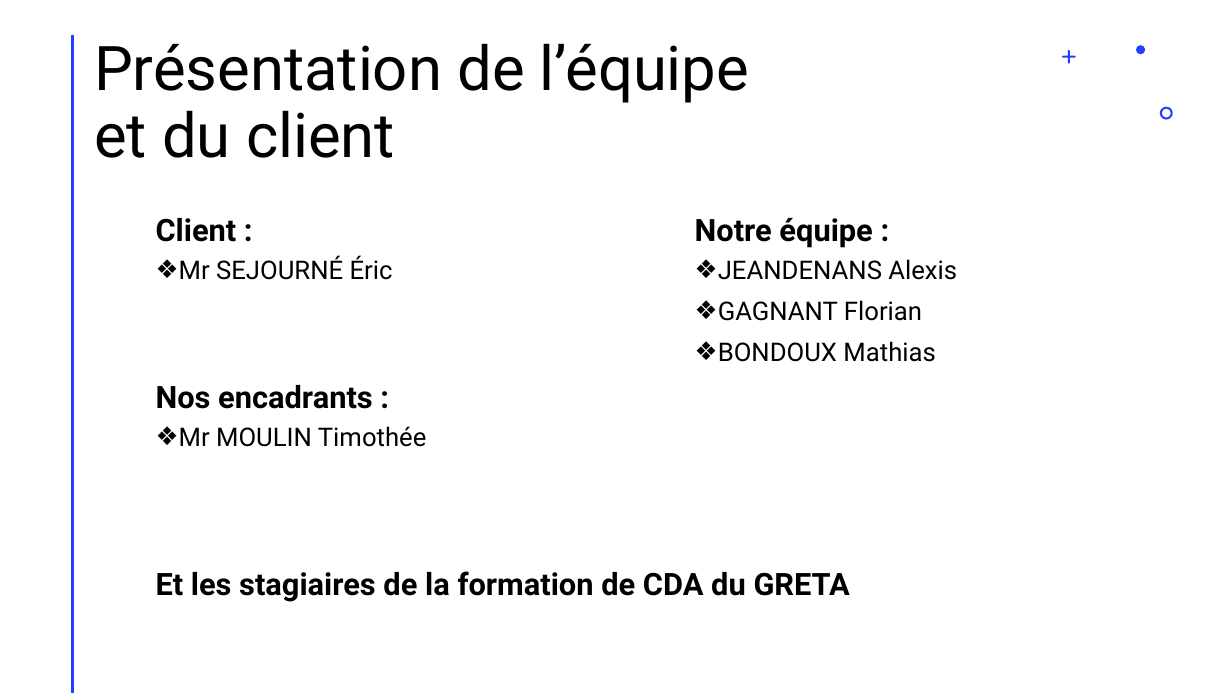
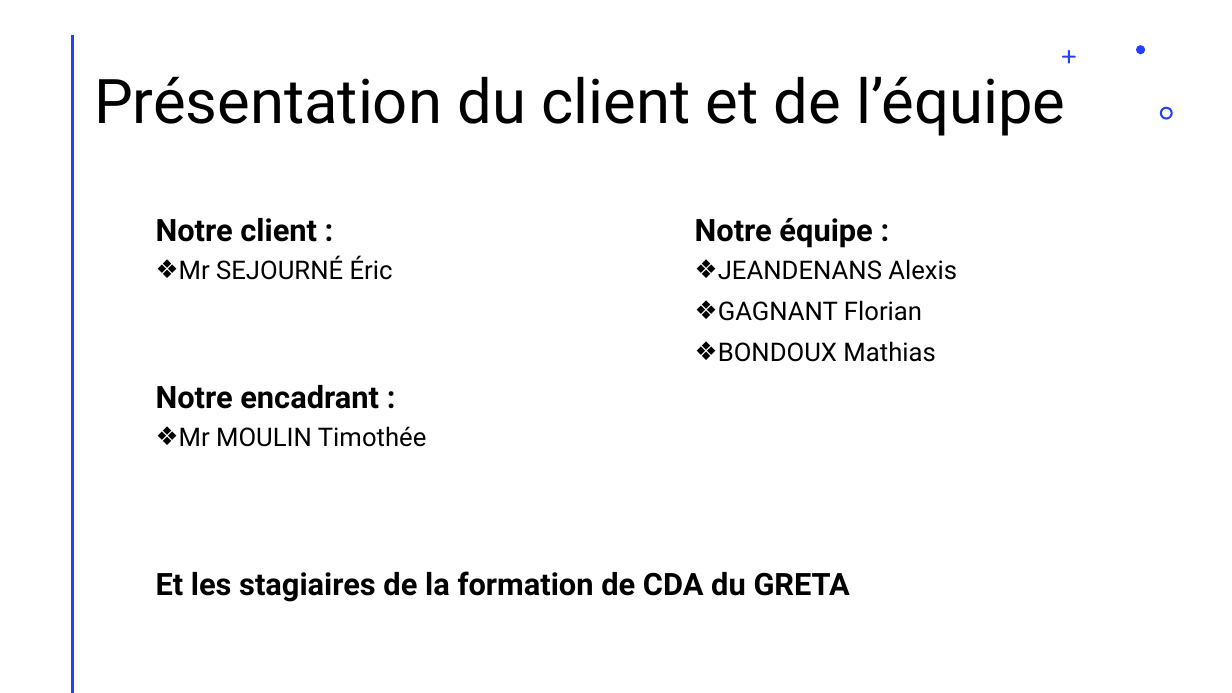
Before and after one commit to GreenHawk-99/AppGreta, a slide deck: slide 5 of doc/GRETA Suivi Séance.pptx. Drawn at 1232x693 pixels with LibreOffice and Linux fonts; fonts in the diff are those of the drawing. Boxes give left, top, right and bottom in pixels: in the first picture for what was removed or moved away, otherwise in the second. Text is boxed around its words. In the diff, an @@ line names an element or a change of style, - is before the commit and + after.

```diff
--- a/doc/GRETA Suivi Séance.pptx
+++ b/doc/GRETA Suivi Séance.pptx
@@ title at [94, 76, 1065, 136]: text changed @@
-Présentation de l’équipe
-et du client
+Présentation du client et de l’équipe
@@ text at [156, 218, 317, 242]: text changed @@
-Client :
+Notre client :
@@ text at [156, 385, 379, 409]: text changed @@
-Nos encadrants :
+Notre encadrant :
```
Also in this commit, not shown: 12 other slides changed, 2 slides added, 2 slides removed, 1 other file.
